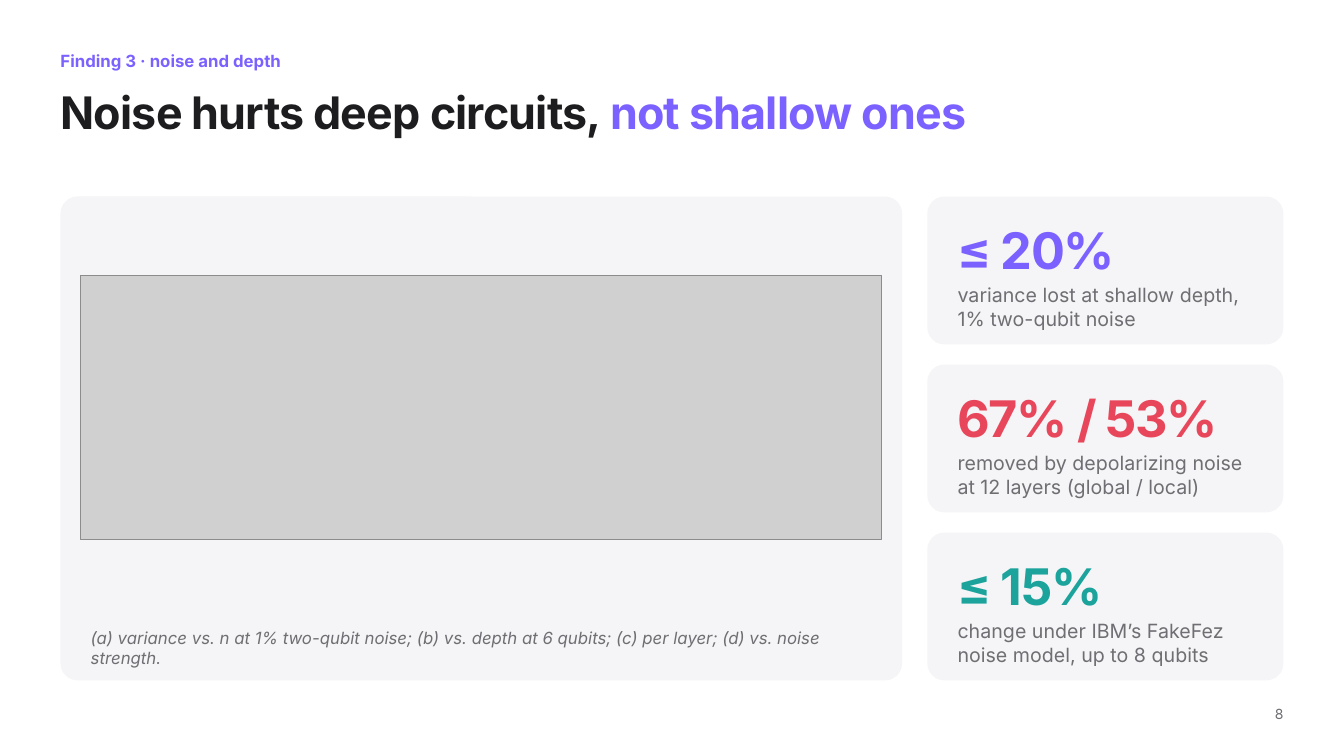
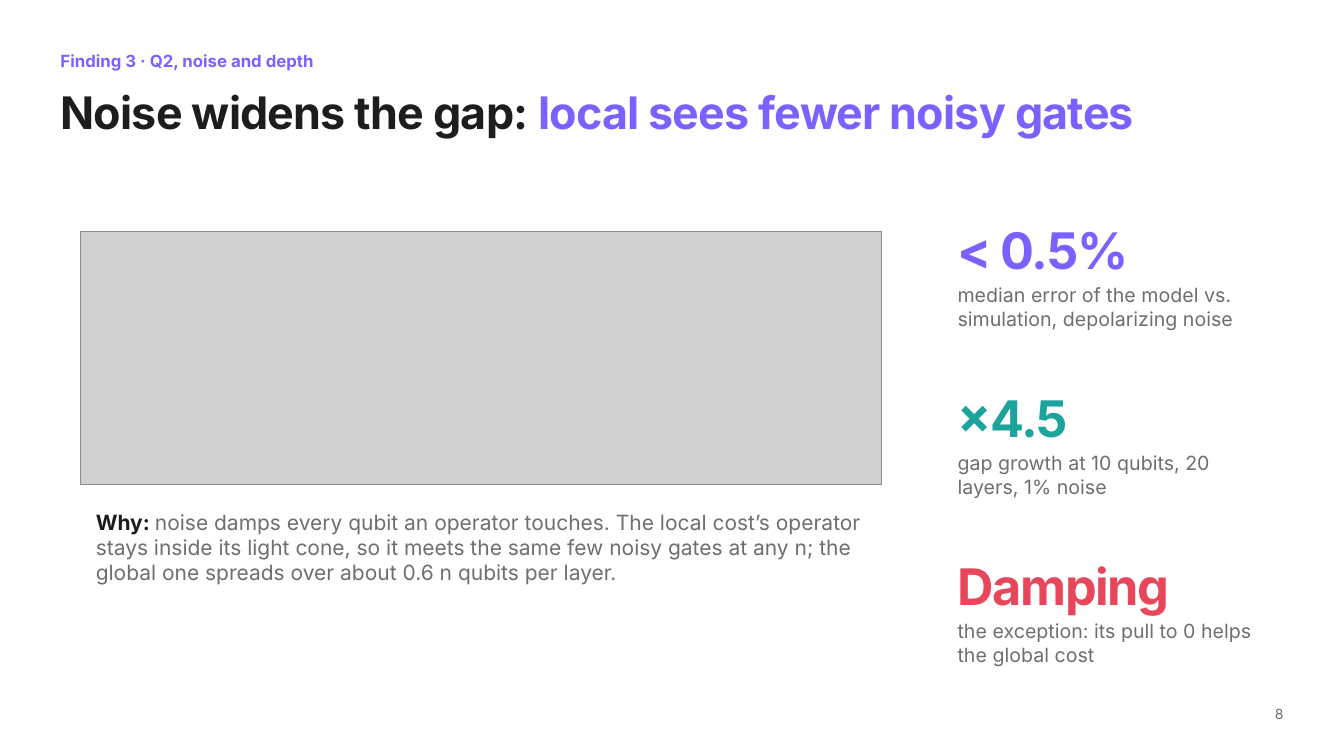
Before and after one commit to Saifix/Barren-plateaus-global-vs.-local-cost-functions, a slide deck: slide 8 of presentations/2026-11-24_progress_update.pptx. Drawn at 1344x756 pixels with LibreOffice and Linux fonts; fonts in the diff are those of the drawing; grey boxes stand for pictures; background and template pictures are left out. Boxes give left, top, right and bottom in pixels: in the first picture for what was removed or moved away, otherwise in the second. Text is boxed around its words. In the diff, an @@ line names an element or a change of style, - is before the commit and + after.

```diff
--- a/presentations/2026-11-24_progress_update.pptx
+++ b/presentations/2026-11-24_progress_update.pptx
@@ text at bbox=[60, 54, 314, 71]: text changed @@
-Finding 3 · noise and depth
+Finding 3 · Q2, noise and depth
@@ title at bbox=[60, 94, 1134, 139]: text changed; text colour #1D1D1F to #7B61FF @@
-Noise hurts deep circuits, not shallow ones
+Noise widens the gap: local sees fewer noisy gates
@@ rounded rectangle removed at bbox=[60, 197, 902, 681] @@
@@ picture: place and size @@
-picture at bbox=[81, 275, 882, 539]
+picture at bbox=[81, 232, 882, 484]
@@ text at bbox=[1001, 232, 1128, 270]: text changed @@
-≤ 20%
+< 0.5%
@@ text at bbox=[958, 287, 1233, 330]: text changed @@
-variance lost at shallow depth, 1% two-qubit noise
+median error of the model vs. simulation, depolarizing noise
@@ text at bbox=[958, 400, 1068, 438]: text changed; text colour #E8475B to #1BA39C @@
-67% / 53%
+×4.5
@@ text at bbox=[958, 455, 1209, 498]: text changed @@
-removed by depolarizing noise at 12 layers (global / local)
+gap growth at 10 qubits, 20 layers, 1% noise
@@ text "Why: noise damps every qubit ..." at bbox=[96, 514, 860, 585]: vertical alignment bottom to top @@
@@ text at bbox=[96, 514, 860, 585]: text changed; size 12 to 15 pt; italic off @@
-(a) variance vs. n at 1% two-qubit noise; (b) vs. depth at 6 qubits; (c) per layer; (d) vs. noise strength.
+Why: noise damps every qubit an operator touches. The local cost’s operator stays inside its light cone, so it meets the same few noisy gates at any n; the global one spreads over about 0.6 n qubits per layer.
@@ fill #F5F5F7 to #FFFFFF in 3 elements at bbox=[928, 197, 1284, 345], bbox=[928, 365, 1284, 513], bbox=[928, 532, 1284, 681] @@
@@ text at bbox=[958, 566, 1170, 615]: text changed; text colour #1BA39C to #E8475B @@
-≤ 15%
+Damping
@@ text at bbox=[958, 623, 1251, 666]: text changed @@
-change under IBM’s FakeFez noise model, up to 8 qubits
+the exception: its pull to 0 helps the global cost
```
Also in this commit, not shown: 6 other slides changed, 1 slide added, 1 slide removed, 25 other files.
